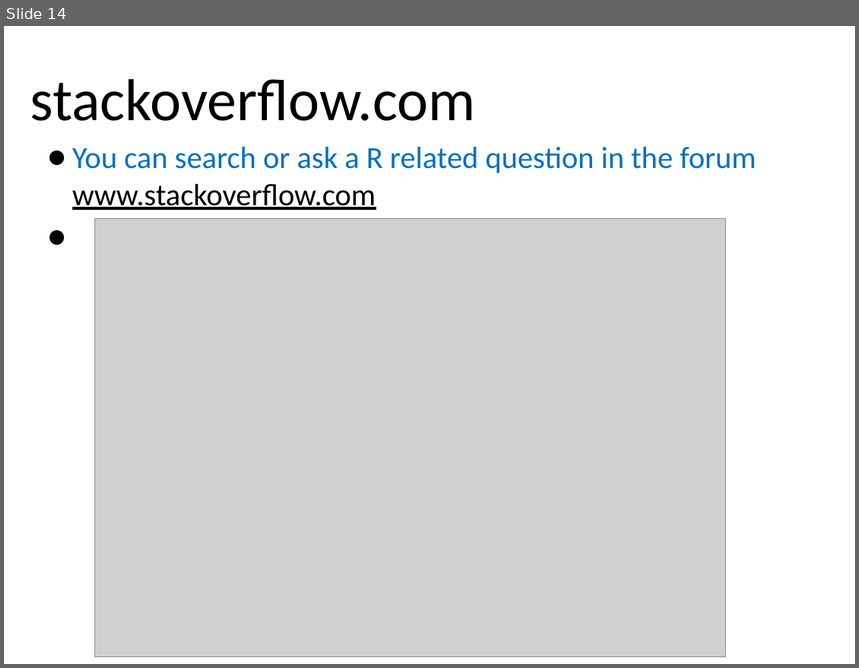
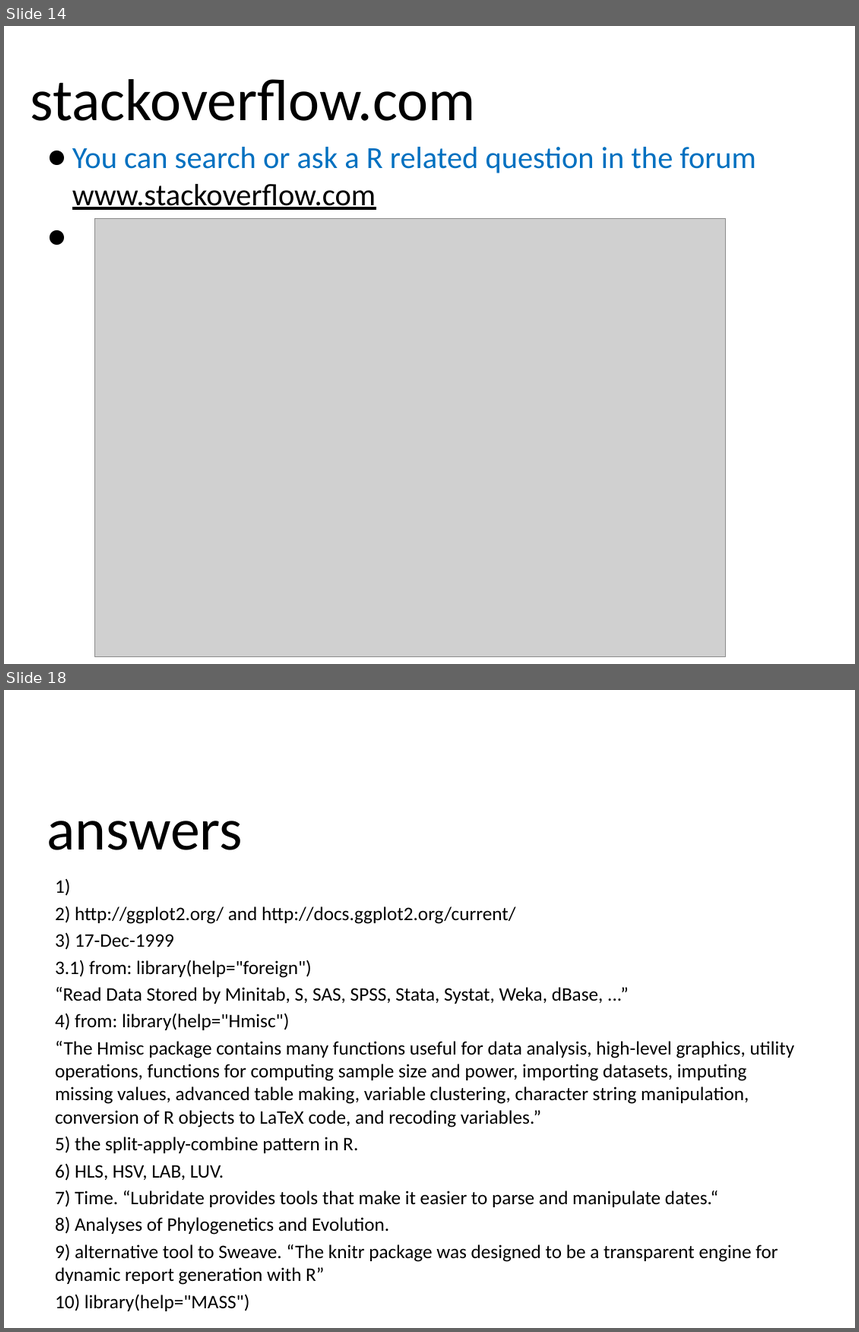
Before and after one commit to davidmatten/R_course, a slide deck: Session_9/getting_help.pptx. Shown one above the other, each under a label of ours: slide 14 before the commit, slides 14 and 18 after it; the slides between them are not shown. The pictures are 859x668 and 859x1332 pixels, drawn with LibreOffice and Linux fonts; fonts in the diff are those of the drawing; grey boxes stand for pictures; background and template pictures are left out. Boxes give left, top, right and bottom in pixels: in the first picture for what was removed or moved away, otherwise in the second. Text is boxed around its words. In the diff, an @@ line names an element or a change of style, - is before the commit and + after.

Commit message:
added tutorial questions to Session 9: Help.

```diff
--- a/Session_9/getting_help.pptx
+++ b/Session_9/getting_help.pptx
@@ slide 18 added at (4, 690, 855, 1328), background picture (left out) @@
@@ title added at (47, 821, 243, 850), 50 pt, text #000000 @@
+answers
@@ text added at (55, 879, 795, 1285), 16.2 pt, text #000000 @@
+1)
+2) http://ggplot2.org/ and http://docs.ggplot2.org/current/
+3) 17-Dec-1999
+3.1) from: library(help="foreign")
+“Read Data Stored by Minitab, S, SAS, SPSS, Stata, Systat, Weka, dBase, ...”
+4) from: library(help="Hmisc")
+“The Hmisc package contains many functions useful for data analysis, high-level graphics, utility operations, functions for computing sample size and power, importing datasets, imputing missing values, advanced table making, variable clustering, character string manipulation, conversion of R objects to LaTeX code, and recoding variables.”
+5) the split-apply-combine pattern in R.
+6) HLS, HSV, LAB, LUV.
+7) Time. “Lubridate provides tools that make it easier to parse and manipulate dates.“
+8) Analyses of Phylogenetics and Evolution.
+9) alternative tool to Sweave. “The knitr package was designed to be a transparent engine for dynamic report generation with R”
+10) library(help="MASS")
```
Also in this commit, not shown: 3 other slides added, 2 other files.
